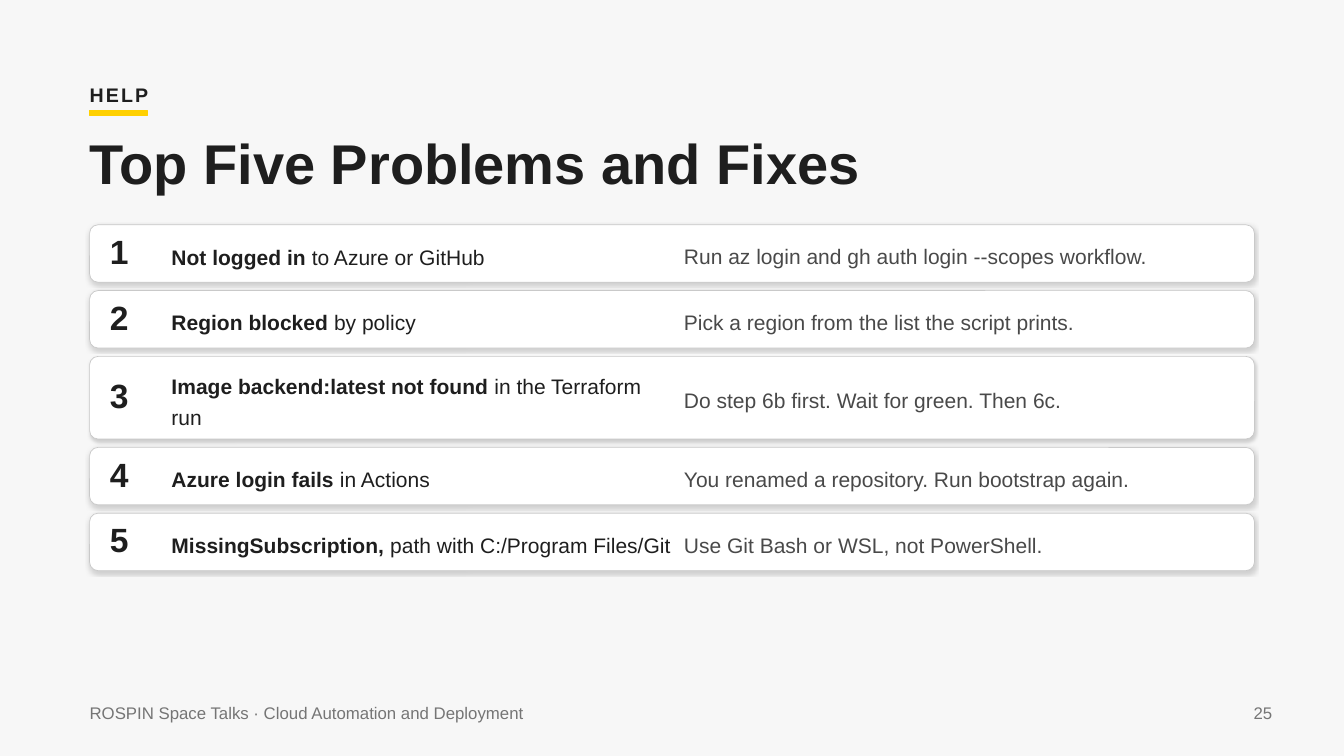
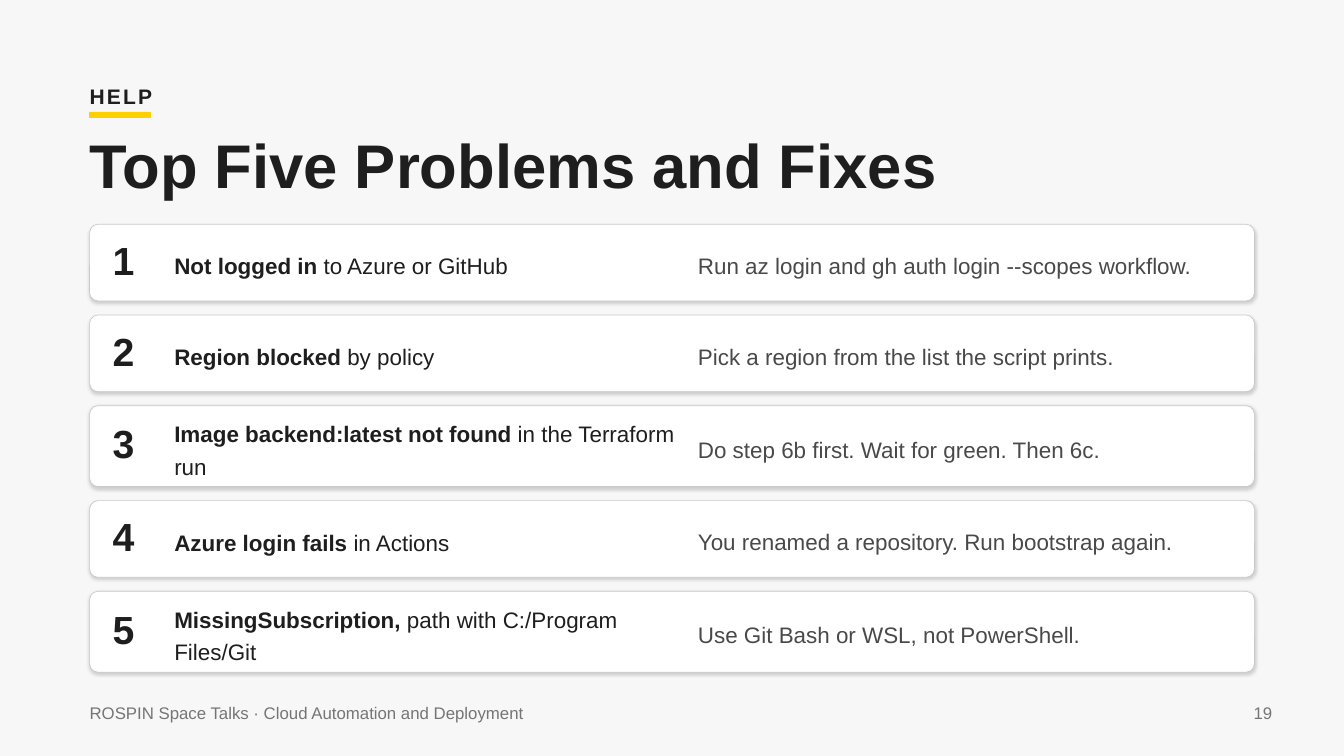
Before and after one commit to agi1clj/ROSPIN_Workshop_Infra, a slide deck: slide 19 of docs/ROSPIN-Cloud-Workshop.pptx (slide 25 before the commit). Drawn at 1344x756 pixels with LibreOffice and Linux fonts; fonts in the diff are those of the drawing. Boxes give left, top, right and bottom in pixels: in the first picture for what was removed or moved away, otherwise in the second. Text is boxed around its words. In the diff, an @@ line names an element or a change of style, - is before the commit and + after.

```diff
--- a/docs/ROSPIN-Cloud-Workshop.pptx
+++ b/docs/ROSPIN-Cloud-Workshop.pptx
@@ text "HELP" at box(90, 89, 152, 104): size 21 to 22.5 pt @@
@@ text "Top Five Problems and Fixes" at box(90, 143, 936, 199): size 60 to 66 pt @@
@@ rounded rectangle: place and size @@
-rounded rectangle at box(89, 225, 1254, 282)
+rounded rectangle at box(89, 224, 1254, 301)
@@ text "Not logged in to Azure ...": place and size @@
-text "Not logged in to Azure ..." at box(171, 249, 484, 269)
+text "Not logged in to Azure ..." at box(174, 257, 508, 279)
@@ text "Run az login and gh ...": place and size @@
-text "Run az login and gh ..." at box(684, 249, 1146, 269)
+text "Run az login and gh ..." at box(698, 257, 1191, 279)
@@ rounded rectangle: place and size @@
-rounded rectangle at box(89, 290, 1254, 347)
+rounded rectangle at box(89, 315, 1254, 392)
@@ text "2": place and size @@
-text "2" at box(110, 306, 129, 330)
+text "2" at box(113, 338, 135, 366)
@@ text "Region blocked by policy": place and size @@
-text "Region blocked by policy" at box(171, 314, 416, 335)
+text "Region blocked by policy" at box(174, 348, 434, 370)
@@ text "Pick a region from the ...": place and size @@
-text "Pick a region from the ..." at box(684, 315, 1074, 334)
+text "Pick a region from the ..." at box(698, 348, 1114, 370)
@@ rounded rectangle: place and size @@
-rounded rectangle at box(89, 356, 1254, 439)
+rounded rectangle at box(89, 406, 1254, 487)
@@ text "Image backend:latest not found in ...": place and size @@
-text "Image backend:latest not found in ..." at box(171, 378, 641, 425)
+text "Image backend:latest not found in ..." at box(174, 425, 674, 476)
@@ text "3": place and size @@
-text "3" at box(110, 384, 129, 409)
+text "3" at box(113, 430, 135, 459)
@@ text "Do step 6b first. Wait ...": place and size @@
-text "Do step 6b first. Wait ..." at box(684, 393, 1061, 413)
+text "Do step 6b first. Wait ..." at box(698, 441, 1100, 463)
@@ rounded rectangle: place and size @@
-rounded rectangle at box(89, 448, 1254, 505)
+rounded rectangle at box(89, 501, 1254, 577)
@@ text "4": place and size @@
-text "4" at box(110, 464, 129, 487)
+text "4" at box(113, 524, 135, 551)
@@ text "Azure login fails in Actions": place and size @@
-text "Azure login fails in Actions" at box(171, 471, 430, 492)
+text "Azure login fails in Actions" at box(174, 534, 449, 556)
@@ text "You renamed a repository. Run ...": place and size @@
-text "You renamed a repository. Run ..." at box(684, 472, 1129, 491)
+text "You renamed a repository. Run ..." at box(698, 533, 1172, 555)
@@ proportions changed in 5 elements at box(89, 224, 1254, 301), box(89, 315, 1254, 392), box(89, 406, 1254, 487), box(89, 501, 1254, 577), box(89, 591, 1254, 672) @@
@@ rounded rectangle: place and size @@
-rounded rectangle at box(89, 513, 1254, 571)
+rounded rectangle at box(89, 591, 1254, 672)
@@ size 36 to 42 pt in 5 elements at box(113, 248, 135, 275), box(113, 338, 135, 366), box(113, 430, 135, 459), box(113, 524, 135, 551), box(113, 617, 135, 645) @@
@@ text "5": place and size @@
-text "5" at box(110, 529, 129, 553)
+text "5" at box(113, 617, 135, 645)
@@ size 22.5 to 24 pt in 10 elements at box(698, 257, 1191, 279), box(174, 257, 508, 279), box(698, 348, 1114, 370), box(174, 348, 434, 370), box(698, 441, 1100, 463), box(174, 425, 674, 476), box(698, 533, 1172, 555), box(174, 534, 449, 556), box(698, 626, 1079, 646), box(174, 611, 618, 661) @@
@@ text "MissingSubscription, path with C:/Program Files/Git": place and size @@
-text "MissingSubscription, path with C:/Program Files/Git" at box(171, 537, 670, 558)
+text "MissingSubscription, path with C:/Program Files/Git" at box(174, 611, 618, 661)
@@ text "Use Git Bash or WSL, ...": place and size @@
-text "Use Git Bash or WSL, ..." at box(684, 538, 1042, 556)
+text "Use Git Bash or WSL, ..." at box(698, 626, 1079, 646)
@@ text at box(1254, 707, 1273, 719): text changed @@
-25
+19
```
Also in this commit, not shown: 18 other slides changed, 2 slides added, 9 slides removed, 1 other file.
